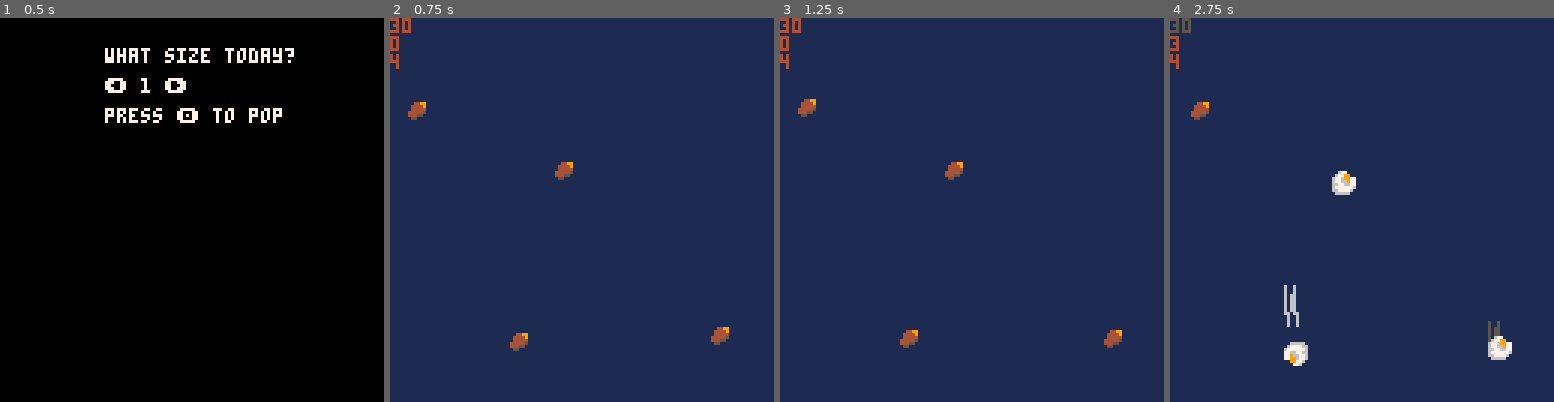
Above: before the commit, frames 1-4 (left to right).
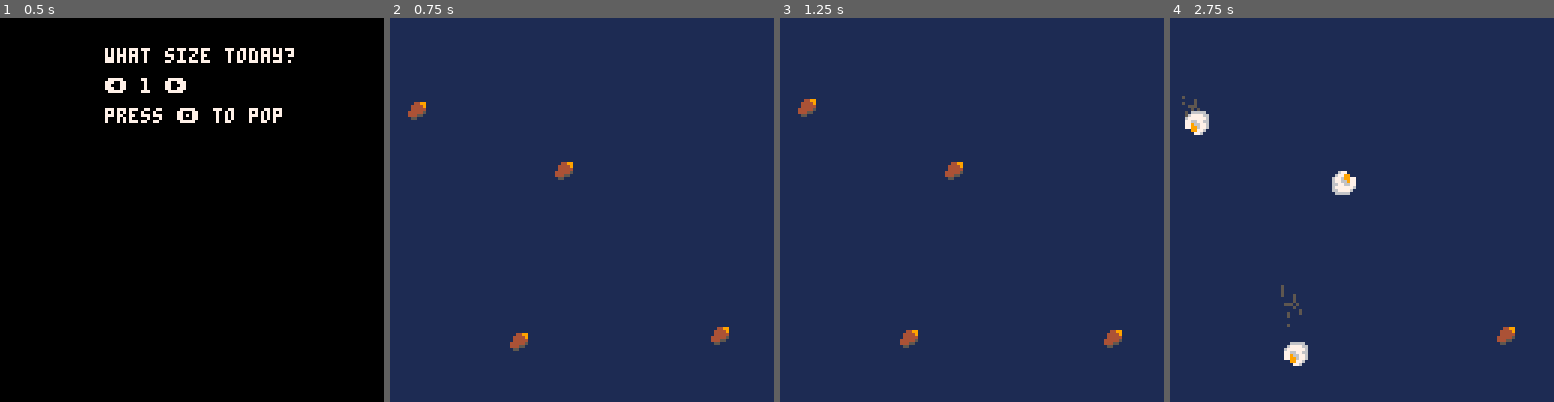
Above: after the commit, the same moments.

Repository: thoughtlesslabs/popper
Game: PICO-8 cartridge popper.p8
The game is run twice, just before and just after one commit, with the same random seed, the same clock (stepped at 60 frames per second) and the same inputs.
Inputs:
- Up to frame 1 (0.5 s): tap X (X key) at 0.33 s
- Up to frame 2 (0.75 s): tap O (Z key) at 0.7 s
- Up to frame 3 (1.25 s): tap X (X key) at 1.07 s
- Up to frame 4 (2.75 s): hold Right 1.6-2.1 s; tap O (Z key) at 1.7, 2.1, 2.5 s; tap X (X key) at 1.85 s; hold Right from 2.47 s (still down)

Frame 1 is identical in both runs. In frame 2, 0.3% of the frame differs, in the area x 0-6%, y 0-14%; in frame 3, 0.3%; in frame 4, 1.5%, in the area x 0-90%, y 0-90%.

Commit message:
Less CPU power optimization

Diff:
--- a/popper.p8
+++ b/popper.p8
@@ -9,6 +9,7 @@
 	cls()
 	mode="start"
 	shake=0
+	move=0
 	gametimer=0
 	levelnum=1
 	levels={}
@@ -70,13 +71,13 @@
 
 -- kernel explosion
 function popped(_k)
-	for i=0,50 do
+	for i=0,10 do
 		local _ang = rnd()
-		local _dx = sin(_ang)/100
+		local _dx = sin(_ang)/50
 		local _dy = sin(_ang)/10
-		addpart(_k.x,_k.y+10,_dx,_dy,1,100,{5,6})
-		addpart(_k.x+2,_k.y+10,_dx,_dy/2,1,100,{5,6})
-		addpart(_k.x+3,_k.y+10,_dx,_dy,1,100,{5,6})
+		addpart(_k.x,_k.y+10,_dx,_dy,1,100,{7,5,6})
+		addpart(_k.x+2,_k.y+10,_dx,_dy/10,1,100,{7,5,6})
+		addpart(_k.x+4,_k.y+10,_dx,_dy/2,1,100,{7,5,6})
 	end
 end
 
@@ -170,7 +171,9 @@
 --pop kernels base on user input
 function updategame()
  if popcount<#kernels then
+ 	if btnp(4) then
  	kernpop()
+ 	end
  else
  	updategameover()
  end
@@ -178,20 +181,19 @@
 
 function kernpop()
  rkern=flr(rnd(#kernels)+1)
- if btnp(4) then
- 	if kernels[rkern].p==true then
- 		del(kernels,kernels[rkern].n)
- 		kernpop()
- 	else
- 		sfx(0)
- 		shake=0.1
- 		kernels[rkern].p=true
- 		kernels[rkern].v=false
- 		popped(kernels[rkern])
- 		popcount+=1
- 	end
-	end
-end
+ if kernels[rkern].p==true then
+ 	del(kernels,kernels[rkern].n)
+		kernpop()
+	else
+		sfx(0)
+		shake=0.1
+		kernels[rkern].p=true
+		kernels[rkern].v=false
+		popped(kernels[rkern])
+		popcount+=1
+	end
+end
+
 
 function updategameover()
 	gametimer-=1
@@ -235,9 +237,6 @@
 	cls(1)
 	drawparts()
 	jitter()
-	print(gametimer)
-	print(popcount,20)
-	print(#kernels)
 	for i=1,#kernels do
 		if kernels[i].v then
 			spr(2,kernels[i].x+rnd(jit),kernels[i].y+rnd(jit))
